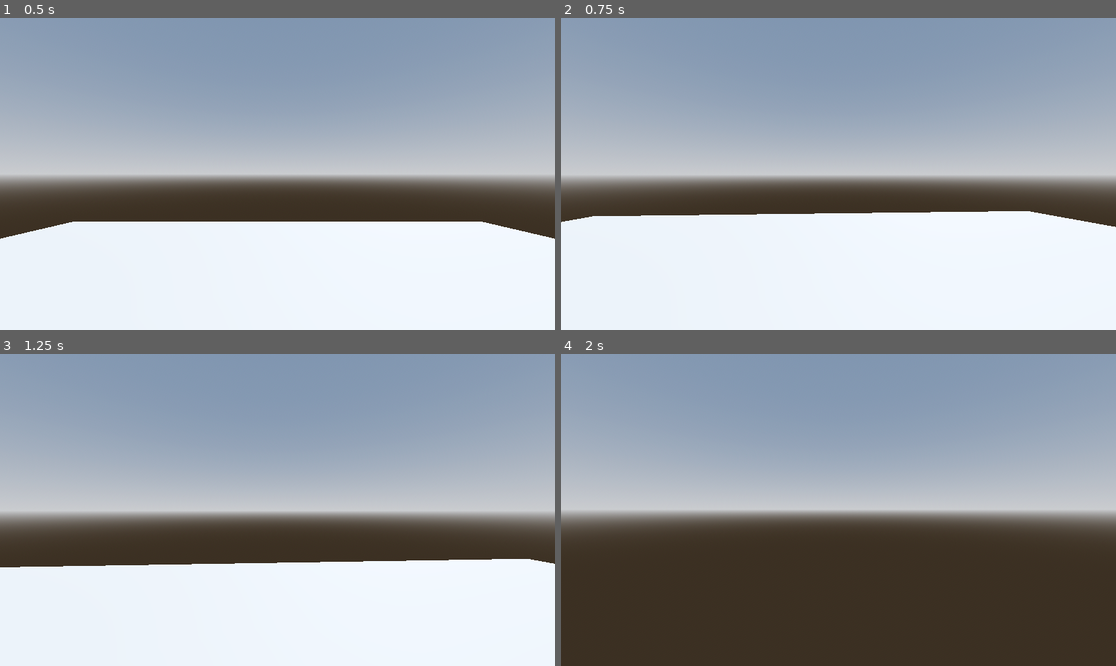
Above: before the commit, frames 1-4 (two rows, left to right).
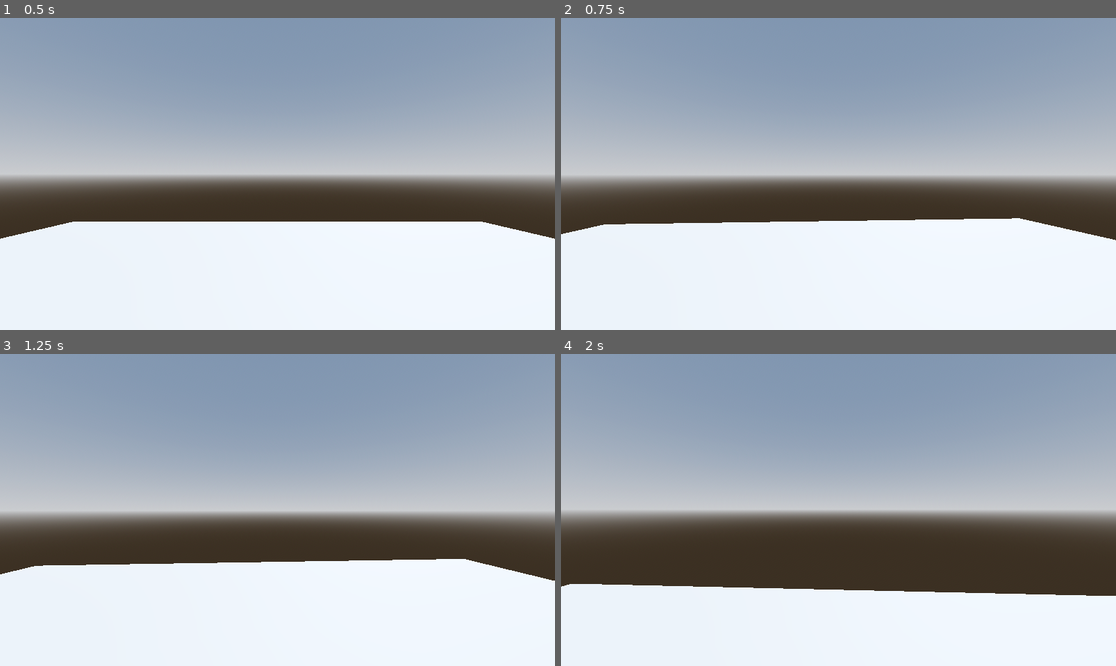
Above: after the commit, the same moments.

Repository: Shuflduf/Sigma-Game
Game: Godot game, scene res://test_world.tscn
Same seed, same stepped clock (60 frames per second), same inputs: the game is played once before the commit and once after it.
Inputs (mouse positions are in pixels of both pictures, inside the frame that each line leads up to):
- Up to frame 1 (0.5 s): no input
- Up to frame 2 (0.75 s): tap Enter at 0.5 s; move the mouse to (866, 174) at 0.52 s; hold W (forwards, bound only before the commit) from 0.53 s (still down); hold Space (jump) from 0.53 s (still down)
- Up to frame 3 (1.25 s): keep holding W (forwards, bound only before the commit); keep holding Space (jump)
- Up to frame 4 (2 s): keep holding W (forwards, bound only before the commit); move the mouse to (810, 510) at 1.27 s; release Space (jump) at 1.28 s; tap Space (jump) at 1.35, 1.52, 1.82 s

Frame 1 is identical in both runs. In frame 2, 2.7% of the frame differs, in the area x 0-100%, y 61-72%; in frame 3, 0.8%; in frame 4, 24%, in the area x 0-100%, y 73-100%.

Commit message:
add movement code

Diff:
--- a/player.gd
+++ b/player.gd
@@ -1,14 +1,56 @@
 extends CharacterBody3D
 
-const SPEED = 5.0
-const JUMP_VELOCITY = 4.5
+@warning_ignore("unused_signal")
+signal jumped
+
+const MAX_VELOCITY_AIR = 0.6
+const MAX_VELOCITY_GROUND = 6.0
+const MAX_ACCELERATION = 10 * MAX_VELOCITY_GROUND
+const GRAVITY = 15.34
+const STOP_SPEED = 1.5
+const JUMP_IMPULSE = 4
+const FRICTION = 4.0
+
+var wish_jump = false
+var wish_dir = Vector3.ZERO
+var jump_enabled = true
+
 
 func _physics_process(delta: float) -> void:
-	if not is_on_floor():
-		velocity += get_gravity() * delta
+	_process_movement(delta)
 
-	if Input.is_action_just_pressed("jump") and is_on_floor():
-		velocity.y = JUMP_VELOCITY
+	move_and_slide()
 
 
-	move_and_slide()
+func _process_movement(delta: float):
+	if is_on_floor():
+		if wish_jump:
+			velocity.y = JUMP_IMPULSE
+			velocity = update_velocity_air(delta)
+			wish_jump = false
+		else:
+			velocity = update_velocity_ground(delta)
+	else:
+		velocity += get_gravity() * delta
+		velocity = update_velocity_air(delta)
+
+
+func update_velocity_ground(delta: float) -> Vector3:
+	var speed = velocity.length()
+	if !is_zero_approx(speed):
+		var control = max(STOP_SPEED, speed)
+		var drop = control * FRICTION * delta
+		velocity *= max(speed - drop, 0) / speed
+
+	return accelerate(MAX_VELOCITY_GROUND, delta)
+
+
+func update_velocity_air(delta: float) -> Vector3:
+	return accelerate(MAX_VELOCITY_AIR, delta)
+
+
+func accelerate(max_velocity: float, delta: float) -> Vector3:
+	var current_speed = velocity.dot(wish_dir)
+	var add_speed = clamp(max_velocity - current_speed, 0, MAX_ACCELERATION * delta)
+
+	return velocity + add_speed * wish_dir
--- a/player.tscn
+++ b/player.tscn
@@ -1,8 +1,8 @@
 [gd_scene format=3 uid="uid://t1od8bjfj3uf"]
 
 [ext_resource type="Script" uid="uid://bk5crhjeltbbs" path="res://player.gd" id="1_4flbx"]
-[ext_resource type="Script" uid="uid://dfht6bvb6ftrq" path="res://player_movement.gd" id="2_onrkg"]
-[ext_resource type="Script" uid="uid://n8jg18xmaay2" path="res://camera_movement.gd" id="3_i3pqv"]
+[ext_resource type="Script" uid="uid://n8jg18xmaay2" path="res://character_controller.gd" id="3_i3pqv"]
+[ext_resource type="Script" uid="uid://ys840unb2a6b" path="res://player_controller.gd" id="4_hqtel"]
 
 [sub_resource type="CylinderShape3D" id="CylinderShape3D_sh265"]
 
@@ -20,9 +20,9 @@
 [node name="Camera3D" type="Camera3D" parent="." unique_id=959782409]
 transform = Transform3D(1, 0, 0, 0, 1, 0, 0, 0, 1, 0, 0.8, 0)
 
-[node name="PlayerMovement" type="Node" parent="." unique_id=1064745213]
-script = ExtResource("2_onrkg")
-
-[node name="CameraMovement" type="Node" parent="." unique_id=569906274 node_paths=PackedStringArray("cam")]
+[node name="CameraController" type="Node" parent="." unique_id=569906274 node_paths=PackedStringArray("cam")]
 script = ExtResource("3_i3pqv")
 cam = NodePath("../Camera3D")
+
+[node name="PlayerController" type="Node" parent="." unique_id=1385634797]
+script = ExtResource("4_hqtel")
--- /dev/null
+++ b/player_controller.gd
@@ -0,0 +1,15 @@
+extends Node
+
+@onready var player: CharacterBody3D = get_parent()
+
+func _ready() -> void:
+	player.rotation.y = 0.0
+
+
+func _physics_process(_delta: float) -> void:
+	var input_dir = Input.get_vector(&"left", &"right", &"forward", &"backward").rotated(
+		-player.rotation.y
+	)
+	player.wish_dir = Vector3(input_dir.x, 0.0, input_dir.y)
+	if Input.is_action_pressed(&"jump") and player.is_on_floor() and player.jump_enabled:
+		player.wish_jump = true
--- a/player_movement.gd
+++ b/player_movement.gd
@@ -1,9 +1,57 @@
 extends Node
-@export var speed = 5.0
-@onready var player: CharacterBody3D = get_parent()
+
+@warning_ignore("unused_signal")
+signal jumped
+
+const MAX_VELOCITY_AIR = 0.6
+const MAX_VELOCITY_GROUND = 6.0
+const MAX_ACCELERATION = 10 * MAX_VELOCITY_GROUND
+const GRAVITY = 15.34
+const STOP_SPEED = 1.5
+const JUMP_IMPULSE = 4
+const FRICTION = 4.0
+
+var wish_jump = false
+var wish_dir = Vector3.ZERO
+var jump_enabled = true
+
+@onready var player: CharacterBody3D = $".."
 
 func _physics_process(delta: float) -> void:
-	var input_dir = Input.get_vector("left", "right", "forwards", "backwards")
-	var move_dir = input_dir.rotated(-player.rotation.y) * speed
-	player.velocity.x = lerp(player.velocity.x, move_dir.x, delta * 10.0)
-	player.velocity.z = lerp(player.velocity.z, move_dir.y, delta * 10.0)
+	_process_movement(delta)
+
+	player.move_and_slide()
+
+
+func _process_movement(delta: float):
+	if player.is_on_floor():
+		if wish_jump:
+			player.velocity.y = JUMP_IMPULSE
+			player.velocity = update_velocity_air(delta)
+			wish_jump = false
+		else:
+			player.velocity = update_velocity_ground(delta)
+	else:
+		player.velocity += player.get_gravity() * delta
+		player.velocity = update_velocity_air(delta)
+
+
+func update_velocity_ground(delta: float) -> Vector3:
+	var speed = player.velocity.length()
+	if !is_zero_approx(speed):
+		var control = max(STOP_SPEED, speed)
+		var drop = control * FRICTION * delta
+		player.velocity *= max(speed - drop, 0) / speed
+
+	return accelerate(MAX_VELOCITY_GROUND, delta)
+
+
+func update_velocity_air(delta: float) -> Vector3:
+	return accelerate(MAX_VELOCITY_AIR, delta)
+
+
+func accelerate(max_velocity: float, delta: float) -> Vector3:
+	var current_speed = player.velocity.dot(wish_dir)
+	var add_speed = clamp(max_velocity - current_speed, 0, MAX_ACCELERATION * delta)
+
+	return player.velocity + add_speed * wish_dir
--- a/project.godot
+++ b/project.godot
@@ -31,12 +31,12 @@
 "events": [Object(InputEventKey,"resource_local_to_scene":false,"resource_name":"","device":-1,"window_id":0,"alt_press …(192 unchanged characters)…
 ]
 }
-forwards={
+forward={
 "deadzone": 0.2,
 "events": [Object(InputEventKey,"resource_local_to_scene":false,"resource_name":"","device":-1,"window_id":0,"alt_press …(192 unchanged characters)…
 ]
 }
-backwards={
+backward={
 "deadzone": 0.2,
 "events": [Object(InputEventKey,"resource_local_to_scene":false,"resource_name":"","device":-1,"window_id":0,"alt_press …(192 unchanged characters)…
 ]
Renamed: camera_movement.gd -> character_controller.gd
Renamed: camera_movement.gd.uid -> character_controller.gd.uid
Not shown, added: player_controller.gd.uid
